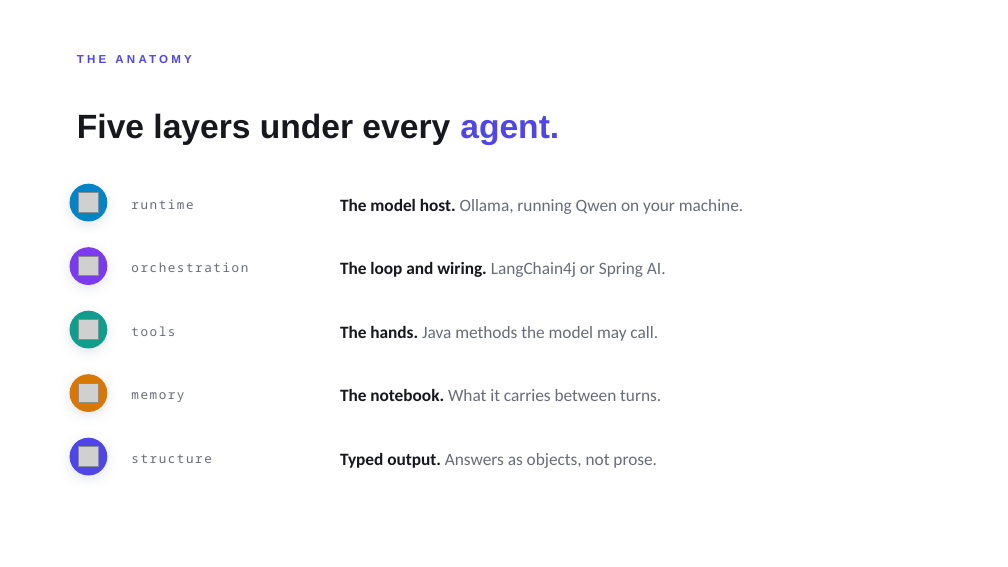
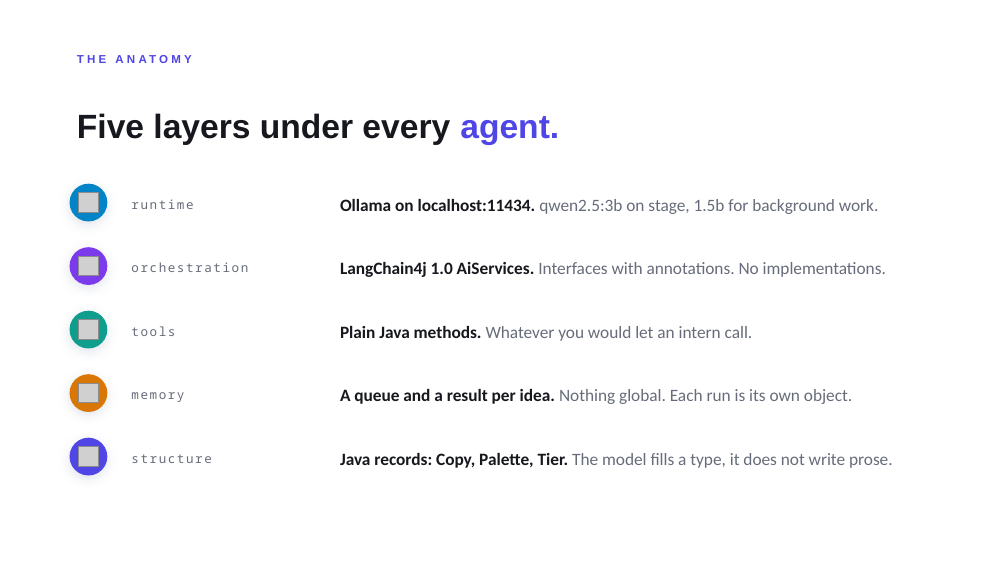
Before and after one commit to Nevvyboi/OnePromptManyWorkers, a slide deck: slide 12 of slides/One-Prompt-Many-Workers-Light.pptx. Drawn at 1008x567 pixels with LibreOffice and Linux fonts; fonts in the diff are those of the drawing; grey boxes stand for pictures. Boxes give left, top, right and bottom in pixels: in the first picture for what was removed or moved away, otherwise in the second. Text is boxed around its words. In the diff, an @@ line names an element or a change of style, - is before the commit and + after.

Commit message:
Better copy, a second model, and numbers instead of adjectives
Three things, all from running the thing as if it were the night itself.

The generated copy was bad and I had not looked closely enough. Every slot
spliced the whole raw sentence in, so a page read "We took braai app that
tells you when load-shedding starts so you know when to light the fire and
removed every annoying part", and the FAQ asked "Does it actually work for
braai app that?". There is now a subject extractor: the idea's leading noun
phrase and its topic are pulled out and the copy is written around those plus
the product name. Headlines went from 110 characters to about 50.

Two models, not one. The stage crew keeps qwen2.5:3b because the room is
watching; the background queue drops to 1.5b so it can never starve the live
run, and it pauses entirely while the projector is busy. Both configurable,
and background building can be switched off.

The deck was making claims without evidence, so there is a slide that counts:
1212 lines of Java, 8 files, 7 agents, 9 endpoints, 10 event types, 8
dependencies, 0 cloud calls, ~12KB per page. All counted from this repo. The
stack slide now names real things (Ollama on 11434, LangChain4j AiServices,
Java records) instead of categories.

Full-scale rehearsal: 14 phones submitting over 9 seconds, all accepted, all
14 built in the background inside 40 seconds, a live stage run on top, then
the wall. 14/14 unique headlines, subheads and product names; 5 palettes, 5
artwork styles; every one of the 14 pages serves and downloads.

```diff
--- a/slides/One-Prompt-Many-Workers-Light.pptx
+++ b/slides/One-Prompt-Many-Workers-Light.pptx
@@ text at (340,199,879,214): text changed @@
-The model host. Ollama, running Qwen on your machine.
+Ollama on localhost:11434. qwen2.5:3b on stage, 1.5b for background work.
@@ text at (340,262,886,277): text changed @@
-The loop and wiring. LangChain4j or Spring AI.
+LangChain4j 1.0 AiServices. Interfaces with annotations. No implementations.
@@ text at (340,326,753,341): text changed @@
-The hands. Java methods the model may call.
+Plain Java methods. Whatever you would let an intern call.
@@ text at (340,389,852,404): text changed @@
-The notebook. What it carries between turns.
+A queue and a result per idea. Nothing global. Each run is its own object.
@@ text at (340,453,893,468): text changed @@
-Typed output. Answers as objects, not prose.
+Java records: Copy, Palette, Tier. The model fills a type, it does not write prose.
```
Also in this commit, not shown: 1 slide added, 7 other files.
